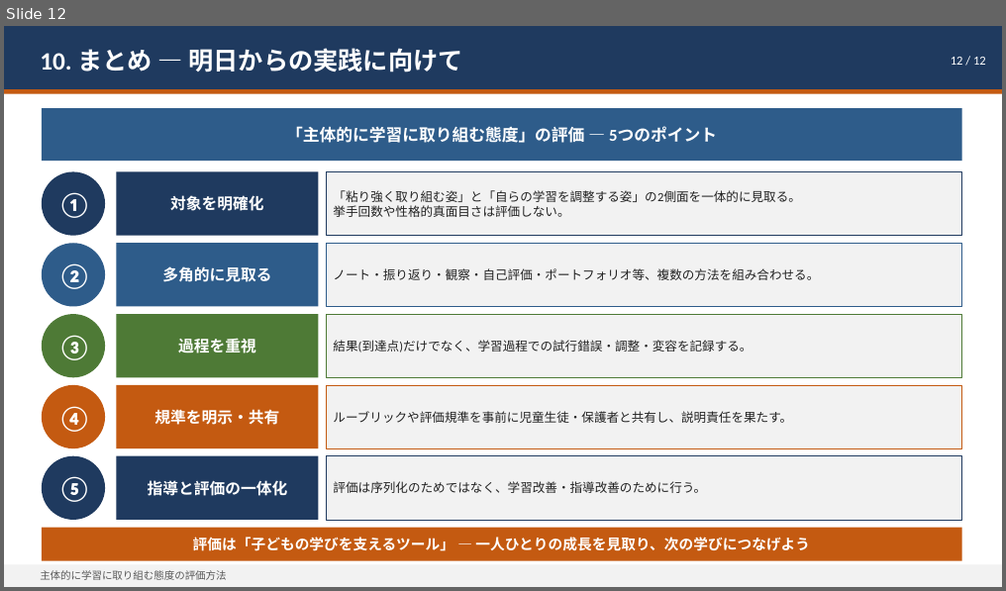
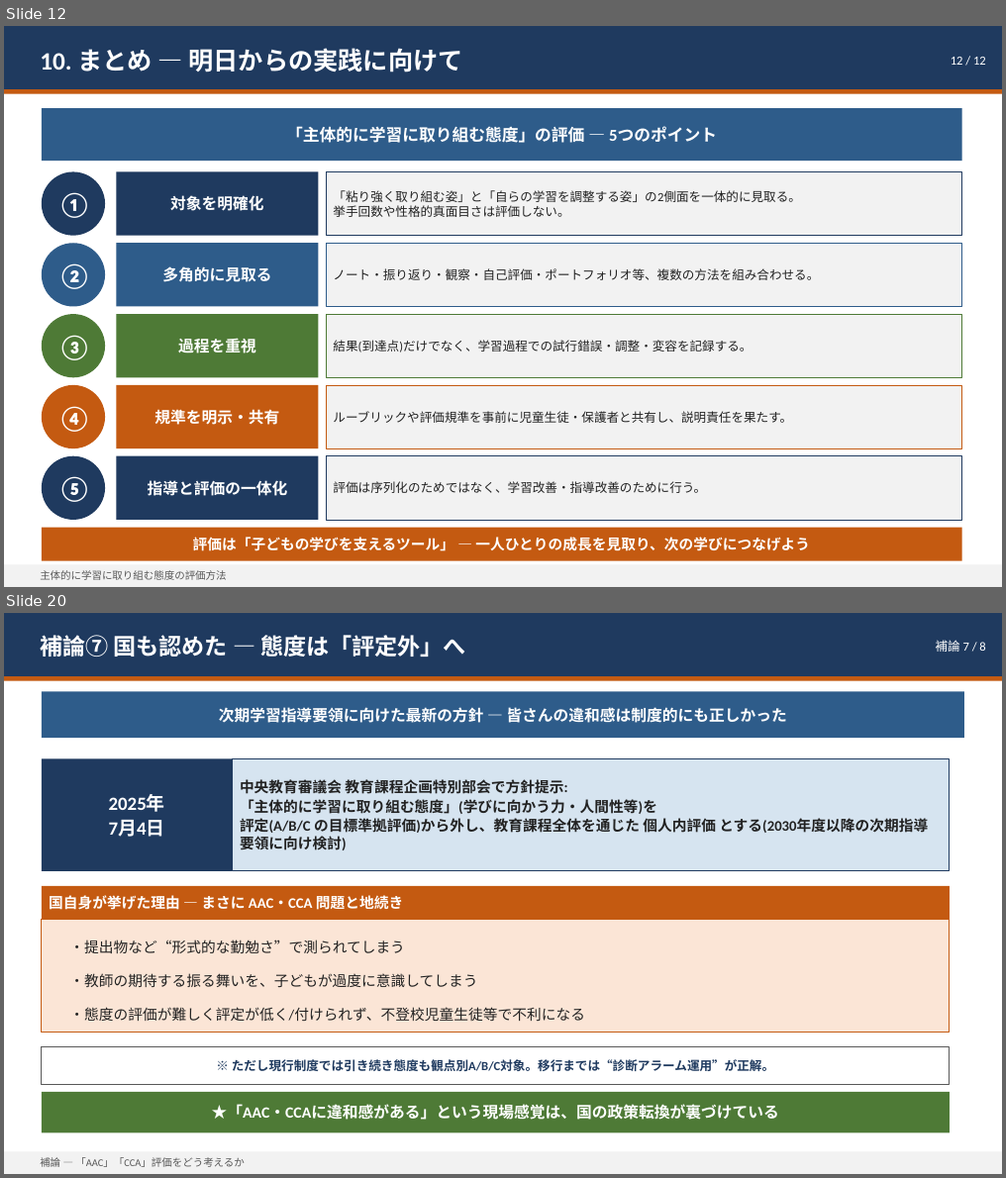
Before and after one commit to contynet730-star/con30, a slide deck: 主体的に学習に取り組む態度の評価方法.pptx. Shown one above the other, each under a label of ours: slide 12 before the commit, slides 12 and 20 after it; the slides between them are not shown. The pictures are 1006x591 and 1006x1178 pixels, drawn with LibreOffice and Linux fonts; fonts in the diff are those of the drawing. Boxes give left, top, right and bottom in pixels: in the first picture for what was removed or moved away, otherwise in the second. Text is boxed around its words. In the diff, an @@ line names an element or a change of style, - is before the commit and + after.

```diff
--- a/主体的に学習に取り組む態度の評価方法.pptx
+++ b/主体的に学習に取り組む態度の評価方法.pptx
@@ slide 20 added at [4, 613, 1002, 1174], background #FFFFFF @@
@@ rectangle added at [4, 613, 1002, 676], fill #1F3A5F @@
@@ text added at [40, 635, 466, 657], 22 pt, text #FFFFFF, bold @@
+補論⑦ 国も認めた ― 態度は「評定外」へ
@@ text added at [936, 640, 985, 652], 12 pt, text #FFFFFF @@
+補論 7 / 8
@@ rectangle added at [4, 676, 1002, 681], fill #C45A11 @@
@@ rectangle added at [42, 691, 964, 738], fill #2E5C8A, 15 pt, text #FFFFFF, bold @@
+次期学習指導要領に向けた最新の方針 ― 皆さんの違和感は制度的にも正しかった
@@ rectangle added at [42, 759, 233, 871], fill #1F3A5F, 18 pt, text #FFFFFF, bold @@
+2025年
+7月4日
@@ rectangle added at [233, 759, 949, 871], fill #D6E4F0, outline #1F3A5F 1 pt, 14 pt, text #222222, bold @@
+中央教育審議会 教育課程企画特別部会で方針提示:
+「主体的に学習に取り組む態度」(学びに向かう力・人間性等)を
+評定(A/B/C の目標準拠評価)から外し、教育課程全体を通じた 個人内評価 とする(2030年度以降の次期指導要領に向け検討)
@@ rectangle added at [42, 886, 949, 920], fill #C45A11, 14 pt, text #FFFFFF, bold @@
+国自身が挙げた理由 ― まさに AAC・CCA 問題と地続き
@@ rectangle added at [42, 920, 949, 1032], fill #FBE5D6, outline #C45A11 1 pt @@
@@ text added at [69, 940, 404, 954], 14 pt, text #222222 @@
+・提出物など“形式的な勤勉さ”で測られてしまう
@@ text added at [69, 973, 477, 987], 14 pt, text #222222 @@
+・教師の期待する振る舞いを、子どもが過度に意識してしまう
@@ text added at [69, 1007, 585, 1021], 14 pt, text #222222 @@
+・態度の評価が難しく評定が低く/付けられず、不登校児童生徒等で不利になる
@@ rectangle added at [42, 1048, 949, 1084], fill #FFFFFF, outline #595959 0.75 pt, 12 pt, text #1F3A5F, bold @@
+※ ただし現行制度では引き続き態度も観点別A/B/C対象。移行までは“診断アラーム運用”が正解。
@@ rectangle added at [42, 1092, 949, 1134], fill #4E7A36, 15 pt, text #FFFFFF, bold @@
+★「AAC・CCAに違和感がある」という現場感覚は、国の政策転換が裏づけている
@@ rectangle added at [4, 1152, 1002, 1174], fill #F2F2F2 @@
@@ text added at [40, 1157, 245, 1167], 10 pt, text #595959 @@
+補論 ― 「AAC」「CCA」評価をどう考えるか
```
Also in this commit, not shown: 8 other slides added.
